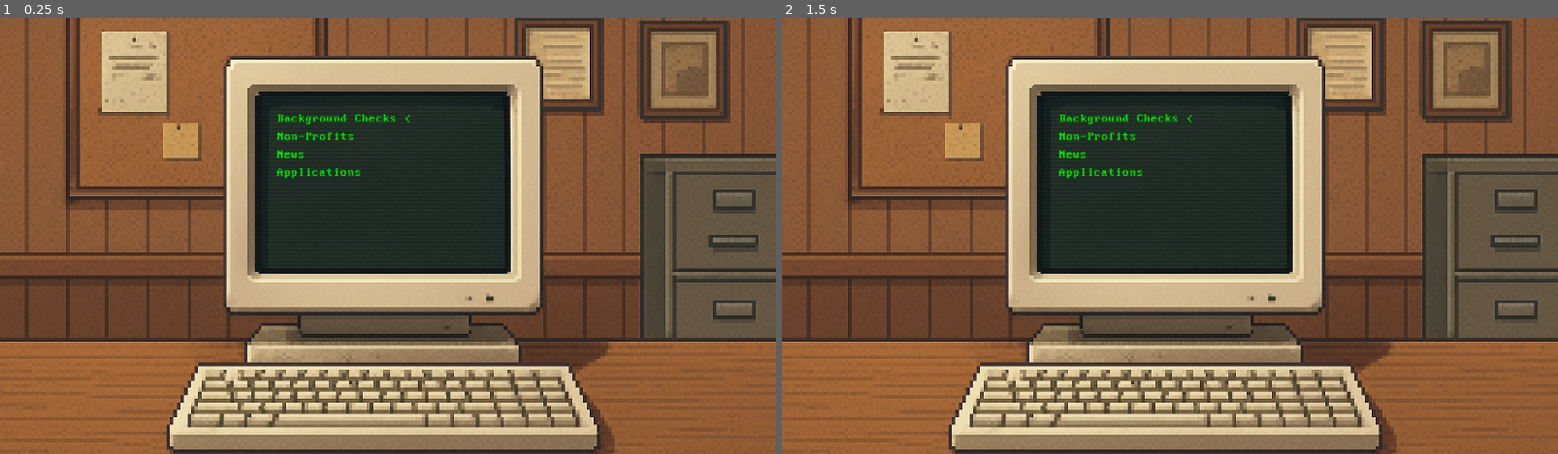
Above: before the commit, frames 1-2 (left to right).
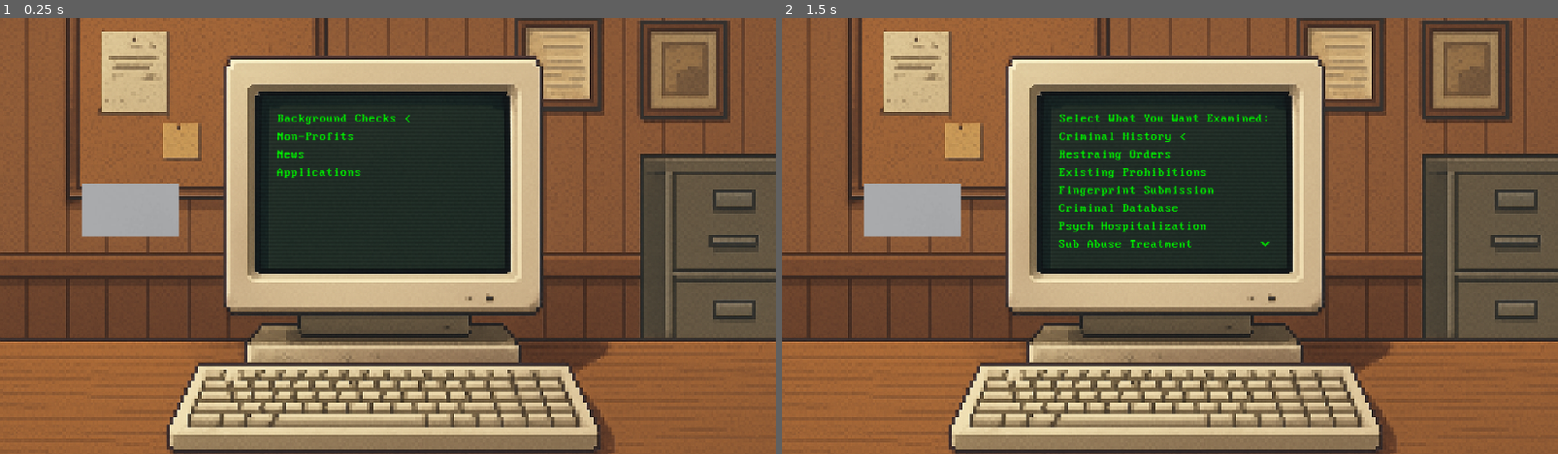
Above: after the commit, the same moments.

Repository: IncomeTaxAsessmentAct1997/Goverment-Project
Game: Godot game, scene res://Scenes/local.tscn
The game is run twice, just before and just after one commit, with the same random seed, the same clock (stepped at 60 frames per second) and the same inputs.
Inputs (mouse positions are in pixels of both pictures, inside the frame that each line leads up to):
- Up to frame 1 (0.25 s): no input
- Up to frame 2 (1.5 s): tap Enter (ui_accept) at 0.5, 0.6, 0.77, 1.07, 1.25 s; move the mouse to (1340, 214) at 0.52 s; hold Up (ui_up) 0.53-1.25 s; click (1340, 214) at 0.67 s; drag from (1014, 257) to (1131, 323) at 1.27 s

The runs differ from the first frame. In frame 1, 1.5% of the frame differs, in the area x 10-24%, y 38-51%; in frame 2, 2.9%, in the area x 10-63%, y 22-53%.
Error after the commit: Invalid access to property or key 'global_position' on a base object of type 'null instance'. (res://Scripts/movement.gd:60)

Commit message:
Added Computer Movement Options, and Added a Drag and Drop Test Feature

Diff:
--- a/Scenes/local.tscn
+++ b/Scenes/local.tscn
@@ -1,9 +1,11 @@
-[gd_scene load_steps=7 format=3 uid="uid://dal6t57dbiexf"]
+[gd_scene load_steps=10 format=3 uid="uid://dal6t57dbiexf"]
 
 [ext_resource type="Texture2D" uid="uid://c18b50x4v5rre" path="res://Assets/Background.png" id="1_ehya0"]
 [ext_resource type="FontFile" uid="uid://c072gycswjwn1" path="res://Fonts/Perfect DOS VGA 437 Win.ttf" id="2_y70e7"]
 [ext_resource type="Shader" uid="uid://bixbjx1id06j0" path="res://Shaders/crt.gdshader" id="3_ql1t1"]
-[ext_resource type="Script" uid="uid://db4sxorcabe2w" path="res://Scenes/movement.gd" id="4_ql1t1"]
+[ext_resource type="Script" uid="uid://db4sxorcabe2w" path="res://Scripts/movement.gd" id="4_ql1t1"]
+[ext_resource type="Texture2D" uid="uid://ca65g7y0p47pv" path="res://Untitled.jpg" id="5_gbq6j"]
+[ext_resource type="Script" uid="uid://b5giufx6vtqp6" path="res://Scripts/label.gd" id="6_gbq6j"]
 
 [sub_resource type="ShaderMaterial" id="ShaderMaterial_s0qnm"]
 shader = ExtResource("3_ql1t1")
@@ -11,6 +13,198 @@
 [sub_resource type="QuadMesh" id="QuadMesh_gbq6j"]
 size = Vector2(830, 600)
 center_offset = Vector3(1270, 550, 0)
+
+[sub_resource type="GDScript" id="GDScript_s0qnm"]
+script/source = "extends Sprite2D
+
+# Drag and drop variables
+var is_dragging = false
+var drag_offset = Vector2()
+var original_position = Vector2()
+var drop_zones = []
+
+# Visual feedback
+var original_modulate = Color.WHITE
+var drag_modulate = Color(1, 1, 1, 0.7)  # Semi-transparent while dragging
+
+# Signals for drag and drop events
+signal drag_started(sprite)
+signal drag_ended(sprite)
+signal dropped_on_zone(sprite, zone)
+signal dropped_on_invalid_area(sprite)
+
+func _ready():
+	# Store original position for potential snap-back
+	original_position = global_position
+	original_modulate = modulate
+
+	# Create Area2D for mouse detection
+	var area = Area2D.new()
+	var collision = CollisionShape2D.new()
+	var shape = RectangleShape2D.new()
+
+	# Add as children
+	add_child(area)
+	area.add_child(collision)
+
+	# Configure collision shape to match sprite
+	if texture:
+		shape.size = texture.get_size()
+	else:
+		shape.size = Vector2(64, 64)
+
+	collision.shape = shape
+	area.input_pickable = true
+	area.monitoring = true
+	area.monitorable = true
+
+	# Connect signals
+	area.connect(\"input_event\", _on_area_input_event)
+	area.connect(\"mouse_entered\", _on_mouse_entered)
+	area.connect(\"mouse_exited\", _on_mouse_exited)
+
+func _on_area_input_event(viewport, event, shape_idx):
+	if event is InputEventMouseButton and event.button_index == MOUSE_BUTTON_LEFT:
+		if event.pressed:
+			start_drag()
+		else:
+			end_drag()
+
+func _on_mouse_entered():
+	pass  # No hover effect
+
+func _on_mouse_exited():
+	pass  # No hover effect
+
+func start_drag():
+	is_dragging = true
+	drag_offset = global_position - get_global_mouse_position()
+
+	# Bring to front while dragging (no transparency effect)
+	z_index = 100
+
+	# Find all drop zones in the scene
+	find_drop_zones()
+
+	# Emit signal
+	emit_signal(\"drag_started\", self)
+
+func end_drag():
+	if not is_dragging:
+		return
+
+	is_dragging = false
+
+	# Reset z-index
+	z_index = 0
+
+	# Check if dropped on a valid zone
+	var dropped_zone = check_drop_zones()
+
+	if dropped_zone:
+		# Successfully dropped on a zone
+		handle_successful_drop(dropped_zone)
+	else:
+		# Dropped on invalid area
+		handle_invalid_drop()
+
+	# Emit signal
+	emit_signal(\"drag_ended\", self)
+
+func _process(delta):
+	if is_dragging:
+		global_position = get_global_mouse_position() + drag_offset
+
+func find_drop_zones():
+	# Find all nodes in the scene tagged as drop zones
+	drop_zones.clear()
+	var root = get_tree().current_scene
+	_recursive_find_drop_zones(root)
+
+func _recursive_find_drop_zones(node):
+	# Look for nodes with \"drop_zone\" in groups or specific class
+	if node.is_in_group(\"drop_zone\"):
+		drop_zones.append(node)
+
+	for child in node.get_children():
+		_recursive_find_drop_zones(child)
+
+func check_drop_zones():
+	# Check if the sprite overlaps with any drop zone
+	for zone in drop_zones:
+		if zone.has_method(\"can_accept_drop\") and not zone.can_accept_drop(self):
+			continue
+
+		if is_overlapping_zone(zone):
+			return zone
+	return null
+
+func is_overlapping_zone(zone):
+	# Simple bounds checking - override for more complex shapes
+	var sprite_rect = get_sprite_rect()
+	var zone_rect = zone.get_zone_rect() if zone.has_method(\"get_zone_rect\") else get_node_rect(zone)
+
+	return sprite_rect.intersects(zone_rect)
+
+func get_sprite_rect():
+	if texture:
+		var size = texture.get_size()
+		return Rect2(global_position - size/2, size)
+	else:
+		return Rect2(global_position - Vector2(32, 32), Vector2(64, 64))
+
+func get_node_rect(node):
+	# Get bounding rectangle for various node types
+	if node is Sprite2D and node.texture:
+		var size = node.texture.get_size()
+		return Rect2(node.global_position - size/2, size)
+	elif node is ColorRect:
+		return Rect2(node.global_position, node.size)
+	elif node.has_method(\"get_rect\"):
+		var rect = node.get_rect()
+		return Rect2(node.global_position + rect.position, rect.size)
+	else:
+		# Default size
+		return Rect2(node.global_position - Vector2(50, 50), Vector2(100, 100))
+
+func handle_successful_drop(zone):
+	# Position sprite at the drop zone center (optional)
+	if zone.has_method(\"get_drop_position\"):
+		global_position = zone.get_drop_position()
+
+	# Notify the drop zone
+	if zone.has_method(\"on_item_dropped\"):
+		zone.on_item_dropped(self)
+
+	# Update original position so it doesn't snap back
+	original_position = global_position
+
+	emit_signal(\"dropped_on_zone\", self, zone)
+
+func handle_invalid_drop():
+	# Just emit signal, no snap back
+	emit_signal(\"dropped_on_invalid_area\", self)
+
+func snap_back_to_original():
+	# Smooth animation back to original position
+	var tween = create_tween()
+	tween.tween_property(self, \"global_position\", original_position, 0.3)
+	tween.tween_callback(func(): modulate = original_modulate)
+
+# Public methods for external control
+func set_draggable(draggable: bool):
+	var area = get_child(0) as Area2D
+	if area:
+		area.input_pickable = draggable
+
+func reset_to_original_position():
+	global_position = original_position
+	modulate = original_modulate
+	is_dragging = false
+
+func set_original_position(pos: Vector2):
+	original_position = pos
+"
 
 [node name="Node2D" type="Node2D"]
 
@@ -31,9 +225,16 @@
 scale = Vector2(1.0019803, 1)
 mesh = SubResource("QuadMesh_gbq6j")
 
-[node name="Menu" type="Node2D" parent="."]
-
-[node name="0" type="Label" parent="Menu"]
+[node name="Untitled" type="Sprite2D" parent="."]
+position = Vector2(563, 648)
+texture = ExtResource("5_gbq6j")
+script = SubResource("GDScript_s0qnm")
+
+[node name="Computer" type="Node2D" parent="."]
+
+[node name="Menu" type="Node2D" parent="Computer"]
+
+[node name="0" type="Label" parent="Computer/Menu"]
 offset_left = 971.0
 offset_top = 375.0
 offset_right = 1306.0
@@ -43,7 +244,7 @@
 theme_override_font_sizes/font_size = 35
 text = "Background Checks"
 
-[node name="1" type="Label" parent="Menu"]
+[node name="1" type="Label" parent="Computer/Menu"]
 offset_left = 971.0
 offset_top = 425.0
 offset_right = 1188.0
@@ -53,7 +254,7 @@
 theme_override_font_sizes/font_size = 35
 text = "Non-Profits"
 
-[node name="2" type="Label" parent="Menu"]
+[node name="2" type="Label" parent="Computer/Menu"]
 offset_left = 971.0
 offset_top = 475.0
 offset_right = 1050.0
@@ -63,7 +264,7 @@
 theme_override_font_sizes/font_size = 35
 text = "News"
 
-[node name="3" type="Label" parent="Menu"]
+[node name="3" type="Label" parent="Computer/Menu"]
 offset_left = 971.0
 offset_top = 525.0
 offset_right = 1207.0
@@ -73,22 +274,11 @@
 theme_override_font_sizes/font_size = 35
 text = "Applications"
 
-[node name="<" type="Label" parent="Menu"]
-offset_left = 1753.0
-offset_top = 354.0
-offset_right = 1775.0
-offset_bottom = 394.0
-theme_override_colors/font_color = Color(0, 1, 0, 1)
-theme_override_fonts/font = ExtResource("2_y70e7")
-theme_override_font_sizes/font_size = 35
-text = "<"
-script = ExtResource("4_ql1t1")
-
-[node name="Background Checks Menu" type="Node2D" parent="."]
+[node name="Background Checks" type="Node2D" parent="Computer"]
 visible = false
 position = Vector2(971, 425)
 
-[node name="10" type="Label" parent="Background Checks Menu"]
+[node name="Explanation" type="Label" parent="Computer/Background Checks"]
 offset_top = -50.0
 offset_right = 590.0
 offset_bottom = -10.0
@@ -97,69 +287,69 @@
 theme_override_font_sizes/font_size = 35
 text = "Select What You Want Examined:"
 
-[node name="11" type="Label" parent="Background Checks Menu"]
-offset_right = 382.0
+[node name="10" type="Label" parent="Computer/Background Checks"]
+offset_right = 315.0
 offset_bottom = 40.0
 theme_override_colors/font_color = Color(0, 1, 0, 1)
 theme_override_fonts/font = ExtResource("2_y70e7")
 theme_override_font_sizes/font_size = 35
 text = "Criminal History"
 
-[node name="12" type="Label" parent="Background Checks Menu"]
+[node name="11" type="Label" parent="Computer/Background Checks"]
 offset_top = 50.0
-offset_right = 382.0
+offset_right = 315.0
 offset_bottom = 90.0
 theme_override_colors/font_color = Color(0, 1, 0, 1)
 theme_override_fonts/font = ExtResource("2_y70e7")
 theme_override_font_sizes/font_size = 35
 text = "Restraing Orders"
 
-[node name="13" type="Label" parent="Background Checks Menu"]
+[node name="12" type="Label" parent="Computer/Background Checks"]
 offset_top = 100.0
-offset_right = 472.0
+offset_right = 414.0
 offset_bottom = 140.0
 theme_override_colors/font_color = Color(0, 1, 0, 1)
 theme_override_fonts/font = ExtResource("2_y70e7")
 theme_override_font_sizes/font_size = 35
 text = "Existing Prohibitions"
 
-[node name="14" type="Label" parent="Background Checks Menu"]
+[node name="13" type="Label" parent="Computer/Background Checks"]
 offset_top = 150.0
-offset_right = 495.0
+offset_right = 434.0
 offset_bottom = 190.0
 theme_override_colors/font_color = Color(0, 1, 0, 1)
 theme_override_fonts/font = ExtResource("2_y70e7")
 theme_override_font_sizes/font_size = 35
 text = "Fingerprint Submission"
 
-[node name="15" type="Label" parent="Background Checks Menu"]
+[node name="14" type="Label" parent="Computer/Background Checks"]
 offset_top = 200.0
-offset_right = 495.0
+offset_right = 335.0
 offset_bottom = 240.0
 theme_override_colors/font_color = Color(0, 1, 0, 1)
 theme_override_fonts/font = ExtResource("2_y70e7")
 theme_override_font_sizes/font_size = 35
 text = "Criminal Database"
 
-[node name="16" type="Label" parent="Background Checks Menu"]
+[node name="15" type="Label" parent="Computer/Background Checks"]
 offset_top = 250.0
-offset_right = 608.0
+offset_right = 413.0
 offset_bottom = 290.0
 theme_override_colors/font_color = Color(0, 1, 0, 1)
 theme_override_fonts/font = ExtResource("2_y70e7")
 theme_override_font_sizes/font_size = 35
 text = "Psych Hospitalization"
 
-[node name="17" type="Label" parent="Background Checks Menu"]
+[node name="16" type="Label" parent="Computer/Background Checks"]
 offset_top = 300.0
-offset_right = 608.0
+offset_right = 374.0
 offset_bottom = 340.0
 theme_override_colors/font_color = Color(0, 1, 0, 1)
 theme_override_fonts/font = ExtResource("2_y70e7")
 theme_override_font_sizes/font_size = 35
 text = "Sub Abuse Treatment"
 
-[node name="^" type="Label" parent="Background Checks Menu"]
+[node name="^" type="Label" parent="Computer/Background Checks"]
 offset_left = 562.0
 offset_top = 326.0
 offset_right = 593.0
@@ -170,11 +360,11 @@
 theme_override_font_sizes/font_size = 55
 text = "^"
 
-[node name="Background Checks Menu #2" type="Node2D" parent="."]
+[node name="Background Checks #2" type="Node2D" parent="Computer"]
 visible = false
 position = Vector2(971, 425)
 
-[node name="20" type="Label" parent="Background Checks Menu #2"]
+[node name="Explanation" type="Label" parent="Computer/Background Checks #2"]
 offset_top = -50.0
 offset_right = 590.0
 offset_bottom = -10.0
@@ -183,7 +373,7 @@
 theme_override_font_sizes/font_size = 35
 text = "Select What You Want Examined:"
 
-[node name="21" type="Label" parent="Background Checks Menu #2"]
+[node name="20" type="Label" parent="Computer/Background Checks #2"]
 offset_left = -3.0
 offset_right = 410.0
 offset_bottom = 40.0
@@ -192,25 +382,25 @@
 theme_override_font_sizes/font_size = 35
 text = "Interview Connections"
 
-[node name="22" type="Label" parent="Background Checks Menu #2"]
+[node name="21" type="Label" parent="Computer/Background Checks #2"]
 offset_top = 50.0
-offset_right = 382.0
+offset_right = 315.0
 offset_bottom = 90.0
 theme_override_colors/font_color = Color(0, 1, 0, 1)
 theme_override_fonts/font = ExtResource("2_y70e7")
 theme_override_font_sizes/font_size = 35
 text = "Online Footprint"
 
-[node name="23" type="Label" parent="Background Checks Menu #2"]
+[node name="22" type="Label" parent="Computer/Background Checks #2"]
 offset_top = 100.0
-offset_right = 472.0
+offset_right = 334.0
 offset_bottom = 140.0
 theme_override_colors/font_color = Color(0, 1, 0, 1)
 theme_override_fonts/font = ExtResource("2_y70e7")
 theme_override_font_sizes/font_size = 35
 text = "Check Connections"
 
-[node name="^" type="Label" parent="Background Checks Menu #2"]
+[node name="^" type="Label" parent="Computer/Background Checks #2"]
 offset_left = 562.0
 offset_top = 310.0
 offset_right = 593.0
@@ -220,11 +410,11 @@
 theme_override_font_sizes/font_size = 55
 text = "^"
 
-[node name="Non Profits" type="Node2D" parent="."]
+[node name="Non Profits" type="Node2D" parent="Computer"]
 visible = false
 position = Vector2(971, 425)
 
-[node name="30" type="Label" parent="Non Profits"]
+[node name="Explanation" type="Label" parent="Computer/Non Profits"]
 offset_top = -50.0
 offset_right = 590.0
 offset_bottom = -10.0
@@ -233,7 +423,7 @@
 theme_override_font_sizes/font_size = 35
 text = "Select Action:"
 
-[node name="31" type="Label" parent="Non Profits"]
+[node name="30" type="Label" parent="Computer/Non Profits"]
 offset_right = 492.0
 offset_bottom = 40.0
 theme_override_colors/font_color = Color(0, 1, 0, 1)
@@ -241,7 +431,7 @@
 theme_override_font_sizes/font_size = 35
 text = "Lobby Supreme Court: 500$"
 
-[node name="32" type="Label" parent="Non Profits"]
+[node name="31" type="Label" parent="Computer/Non Profits"]
 offset_top = 50.0
 offset_right = 382.0
 offset_bottom = 90.0
@@ -250,7 +440,7 @@
 theme_override_font_sizes/font_size = 35
 text = "Advertise Recruitment: 300$"
 
-[node name="33" type="Label" parent="Non Profits"]
+[node name="32" type="Label" parent="Computer/Non Profits"]
 offset_top = 100.0
 offset_right = 472.0
 offset_bottom = 140.0
@@ -259,7 +449,7 @@
 theme_override_font_sizes/font_size = 35
 text = "Call For Impeachment: 1000$"
 
-[node name="34" type="Label" parent="Non Profits"]
+[node name="33" type="Label" parent="Computer/Non Profits"]
 offset_left = -3.0
 offset_top = 150.0
 offset_right = 509.0
@@ -269,16 +459,16 @@
 theme_override_font_sizes/font_size = 35
 text = "Investigate Justices: 350$"
 
-[node name="35" type="Label" parent="Non Profits"]
+[node name="34" type="Label" parent="Computer/Non Profits"]
 offset_top = 200.0
-offset_right = 512.0
+offset_right = 335.0
 offset_bottom = 240.0
 theme_override_colors/font_color = Color(0, 1, 0, 1)
 theme_override_fonts/font = ExtResource("2_y70e7")
 theme_override_font_sizes/font_size = 35
 text = "Current Funds: 0$"
 
-[node name="Press Esc" type="Label" parent="Non Profits"]
+[node name="Press Esc" type="Label" parent="Computer/Non Profits"]
 offset_top = 250.0
 offset_right = 512.0
 offset_bottom = 290.0
@@ -287,11 +477,11 @@
 theme_override_font_sizes/font_size = 35
 text = "Press Esc to Back Out..."
 
-[node name="News" type="Node2D" parent="."]
+[node name="News" type="Node2D" parent="Computer"]
 visible = false
 position = Vector2(971, 425)
 
-[node name="40" type="Label" parent="News"]
+[node name="Explanation" type="Label" parent="Computer/News"]
 offset_top = -50.0
 offset_right = 590.0
 offset_bottom = -10.0
@@ -300,7 +490,7 @@
 theme_override_font_sizes/font_size = 35
 text = "Select Action:"
 
-[node name="41" type="Label" parent="News"]
+[node name="40" type="Label" parent="Computer/News"]
 offset_right = 492.0
 offset_bottom = 40.0
 theme_override_colors/font_color = Color(0, 1, 0, 1)
@@ -308,7 +498,7 @@
 theme_override_font_sizes/font_size = 35
 text = "Lobby Supreme Court: 500$"
 
-[node name="42" type="Label" parent="News"]
+[node name="41" type="Label" parent="Computer/News"]
 offset_top = 50.0
 offset_right = 382.0
 offset_bottom = 90.0
@@ -317,7 +507,7 @@
 theme_override_font_sizes/font_size = 35
 text = "Advertise Recruitment: 300$"
 
-[node name="43" type="Label" parent="News"]
+[node name="42" type="Label" parent="Computer/News"]
 offset_top = 100.0
 offset_right = 472.0
 offset_bottom = 140.0
@@ -326,7 +516,7 @@
 theme_override_font_sizes/font_size = 35
 text = "Call For Impeachment: 1000$"
 
-[node name="44" type="Label" parent="News"]
+[node name="43" type="Label" parent="Computer/News"]
 offset_left = -3.0
 offset_top = 150.0
 offset_right = 509.0
@@ -336,7 +526,7 @@
 theme_override_font_sizes/font_size = 35
 text = "Investigate Justices: 350$"
 
-[node name="45" type="Label" parent="News"]
+[node name="44" type="Label" parent="Computer/News"]
 offset_top = 200.0
 offset_right = 512.0
 offset_bottom = 240.0
@@ -345,7 +535,7 @@
 theme_override_font_sizes/font_size = 35
 text = "Current Funds: 0$"
 
-[node name="Press Esc" type="Label" parent="News"]
+[node name="Press Esc" type="Label" parent="Computer/News"]
 offset_top = 250.0
 offset_right = 512.0
 offset_bottom = 290.0
@@ -353,3 +543,19 @@
 theme_override_fonts/font = ExtResource("2_y70e7")
 theme_override_font_sizes/font_size = 35
 text = "Press Esc to Back Out..."
+
+[node name="<" type="Label" parent="Computer"]
+offset_left = 610.0
+offset_top = -49.0
+offset_right = 632.0
+offset_bottom = -9.0
+theme_override_colors/font_color = Color(0, 1, 0, 1)
+theme_override_fonts/font = ExtResource("2_y70e7")
+theme_override_font_sizes/font_size = 35
+text = "<"
+script = ExtResource("4_ql1t1")
+
+[node name="Label" type="Label" parent="."]
+offset_right = 40.0
+offset_bottom = 23.0
+script = ExtResource("6_gbq6j")
--- a/Scenes/movement.gd
+++ /dev/null
@@ -1,21 +0,0 @@
-extends Label
-var selct = 0
-
-func _ready():
-	update_pos()
-
-func _input(event):
-	if Input.is_action_just_pressed("ui_down"):
-		if selct != 3:
-			selct += 1
-			update_pos()
-	if Input.is_action_just_pressed("ui_up"):
-		if selct != 0:
-			selct -= 1
-			update_pos()
-
-
-func update_pos():
-	var obj = get_parent().get_node(str(selct))
-	var right_center = Vector2(obj.position.x + obj.size.x, obj.position.y + obj.size.y / 2)
-	global_position = Vector2(right_center.x + 20, right_center.y - 19)
--- /dev/null
+++ b/Scripts/label.gd
@@ -0,0 +1 @@
+extends Label
--- /dev/null
+++ b/Scripts/movement.gd
@@ -0,0 +1,64 @@
+extends Label
+
+var selct = 0
+var obj = null
+
+func _ready():
+	update_pos()
+
+func _input(event):
+	if Input.is_action_just_pressed("ui_down"):
+		selct += 1
+		update_pos()
+	if Input.is_action_just_pressed("ui_up"):
+		selct -= 1
+		update_pos()
+	if Input.is_action_just_pressed("ui_accept"):
+		match selct:
+			0:
+				switch_menu("Background Checks", 10)
+			1:
+				switch_menu("Non Profits", 30)
+			2:
+				switch_menu("News", 40)
+	if Input.is_action_just_pressed("ui_cancel"):
+		if selct >= 10:
+			close_all_menus()
+			selct = 0
+			update_pos()
+
+
+func switch_menu(menu_name: String, new_selct: int):
+	get_parent().get_node("Menu").visible = false
+	var menu = get_parent().get_node(menu_name)
+	if menu:
+		menu.visible = true
+	selct = new_selct
+	update_pos()
+
+
+func close_all_menus():
+	for menu_name in ["Background Checks", "Background Checks #2", "Non Profits", "News"]:
+		var menu = get_parent().get_node_or_null(menu_name)
+		if menu:
+			menu.visible = false
+	get_parent().get_node("Menu").visible = true
+
+
+func update_pos():
+	if selct < 10:
+		obj = get_parent().get_node("Menu").get_node_or_null(str(selct))
+	elif selct >= 10 and selct < 20:
+		obj = get_parent().get_node("Background Checks").get_node_or_null(str(selct))
+	elif selct >= 20 and selct < 30:
+		obj = get_parent().get_node("Background Checks #2").get_node_or_null(str(selct))
+	elif selct >= 30 and selct < 40:
+		obj = get_parent().get_node("Non Profits").get_node_or_null(str(selct))
+	else:
+		obj = get_parent().get_node("News").get_node_or_null(str(selct))
+
+	var right_center = Vector2(obj.global_position.x + obj.size.x, obj.global_position.y + obj.size.y / 2)
+	global_position = Vector2(right_center.x + 20, right_center.y - 19)
+	print("Arrow position:", global_position)
+	print("Arrow visible:", visible)
+	print("Current selection:", selct)
Not shown, added: Scripts/label.gd.uid
Renamed: Scenes/movement.gd.uid -> Scripts/movement.gd.uid
Binary file added: Untitled.jpg
Not shown, added: Untitled.jpg.import
